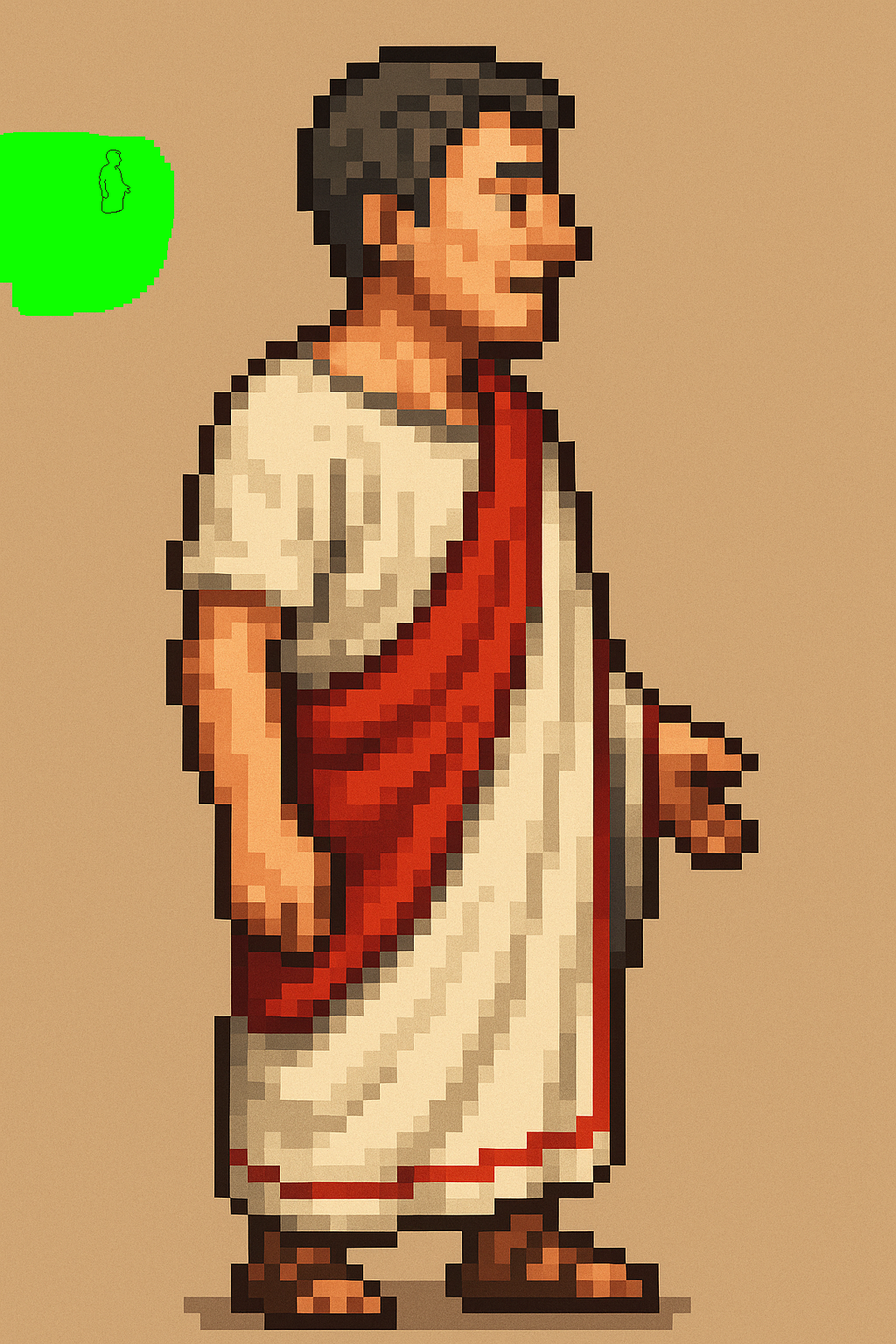
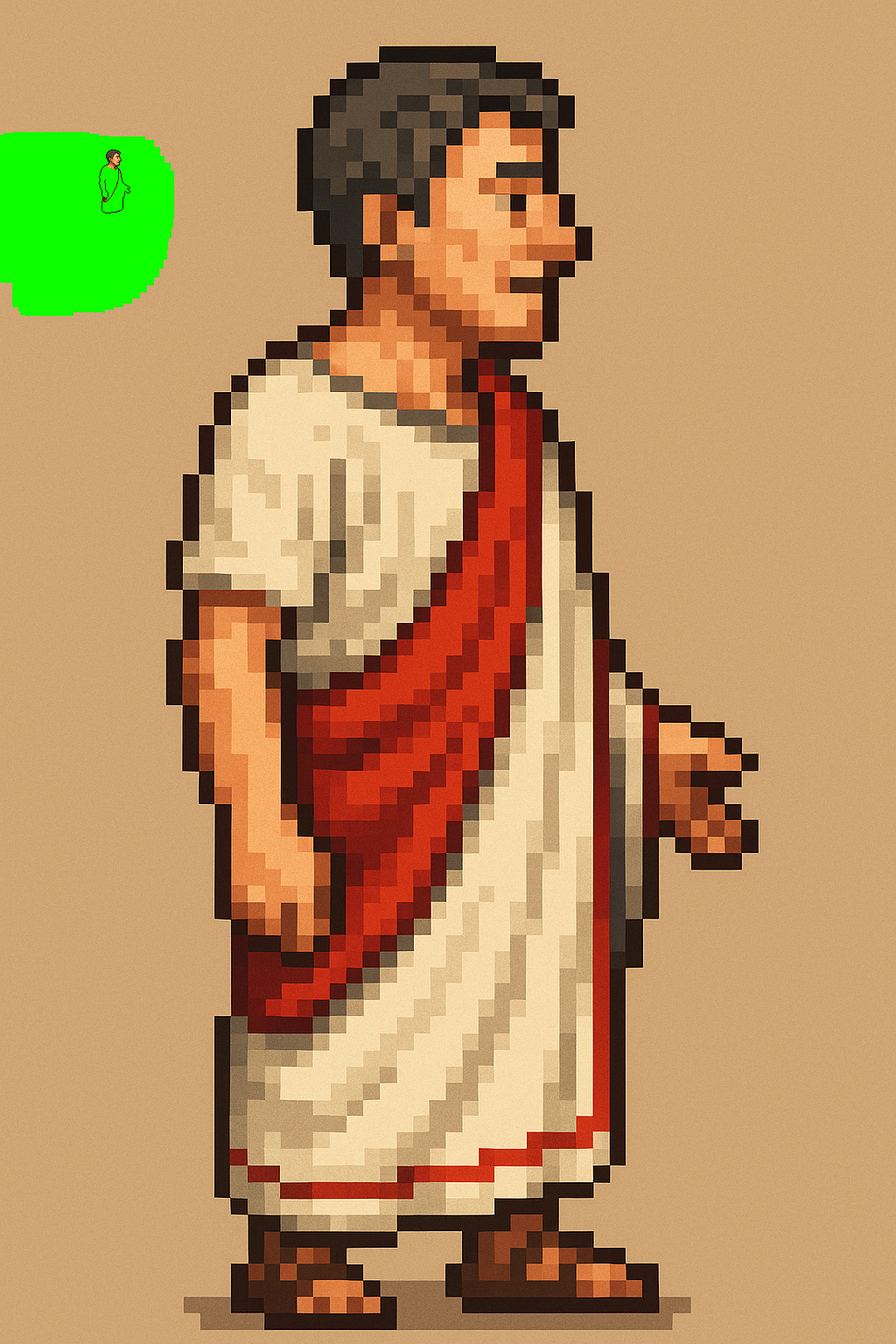
Comparing the layer stacks of the two 896x1344 images. Changes:
painted on "Eingefügte Ebene" over box(103, 150, 121, 203)
